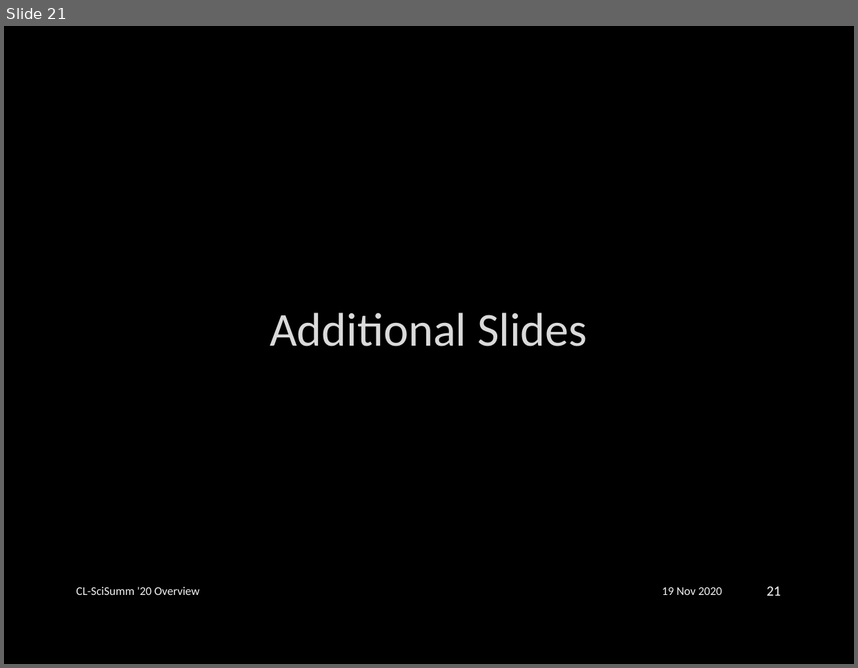
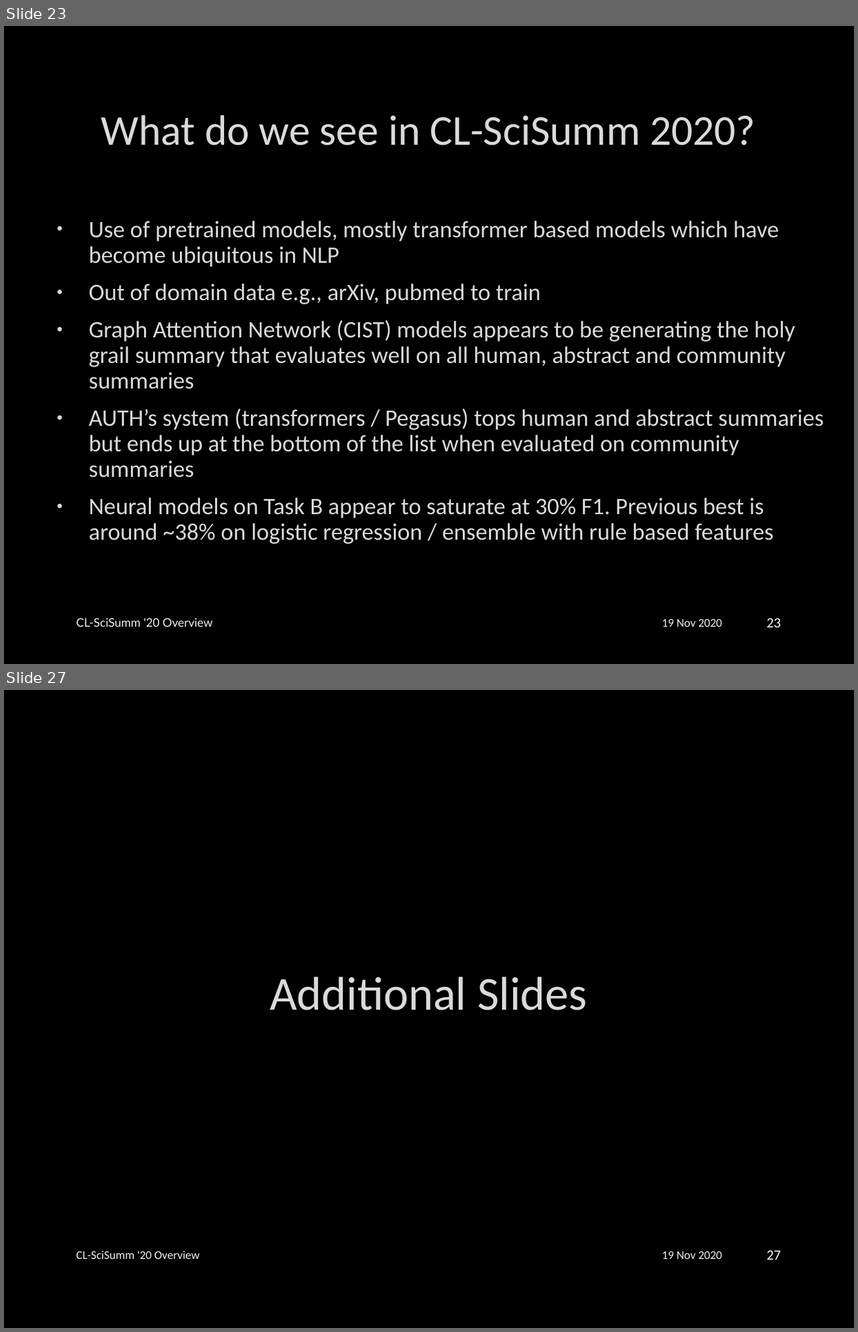
Before and after one commit to WING-NUS/scisumm-corpus, a slide deck: publications/CL-SciSumm2020/CL-SciSumm2020_slidedeck.pptx. Shown one above the other, each under a label of ours: slide 21 before the commit, slides 23 and 27 after it; the slides between them are not shown. The pictures are 858x668 and 858x1332 pixels, drawn with LibreOffice and Linux fonts; fonts in the diff are those of the drawing; background and template pictures are left out. Boxes give left, top, right and bottom in pixels: in the first picture for what was removed or moved away, otherwise in the second. Text is boxed around its words. In the diff, an @@ line names an element or a change of style, - is before the commit and + after.

```diff
--- a/publications/CL-SciSumm2020/CL-SciSumm2020_slidedeck.pptx
+++ b/publications/CL-SciSumm2020/CL-SciSumm2020_slidedeck.pptx
@@ slide 23 added at (x1=4, y1=26, x2=854, y2=664), background picture (left out) @@
@@ title added at (x1=101, y1=115, x2=755, y2=145), 36 pt, text #DADADA @@
+What do we see in CL-SciSumm 2020?
@@ text added at (x1=89, y1=221, x2=824, y2=544), 20 pt, text #DADADA @@
+  • Use of pretrained models, mostly transformer based models which have become ubiquitous in NLP
+  • Out of domain data e.g., arXiv, pubmed to train
+  • Graph Attention Network (CIST) models appears to be generating the holy grail summary that evaluates well on all human, abstract and community summaries
+  • AUTH’s system (transformers / Pegasus) tops human and abstract summaries but ends up at the bottom of the list when evaluated on community summaries
+  • Neural models on Task B appear to saturate at 30% F1. Previous best is around ~38% on logistic regression / ensemble with rule based features
@@ text added at (x1=76, y1=617, x2=213, y2=626), 10 pt, text #F2F2F2 @@
+CL-SciSumm '20 Overview
@@ text added at (x1=662, y1=619, x2=722, y2=626), 10 pt, text #F2F2F2 @@
+19 Nov 2020
@@ page number added at (x1=766, y1=617, x2=781, y2=627), 12 pt, text #FFFFFF @@
+23
@@ what was slide 21 is now slide 27 @@
@@ page number at (x1=766, y1=1250, x2=781, y2=1259): text changed @@
-21
+27
```
Also in this commit, not shown: 17 slides changed, 5 other slides added.
